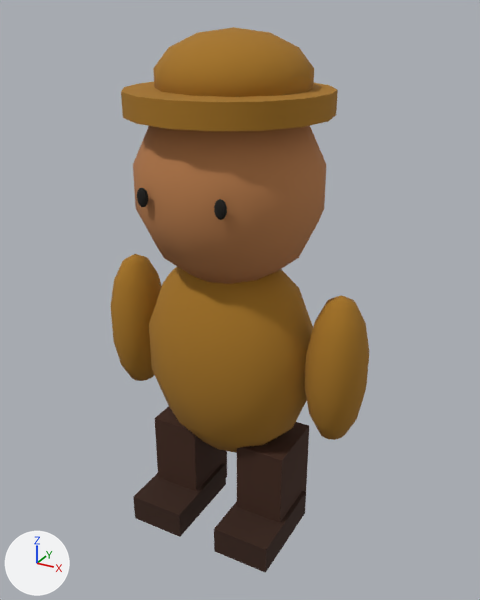
What one commit did to the glTF model brushland/game/art/models/resident_0.glb.
Camera for both pictures: a 50 mm lens placed at (0.705, -1.236, 1.215), pointed at (0.019, 0.011, 0.592). Arrows for +X, +Y and +Z are at lower left; the lights stay in place. The first picture is the older version. Where no turn or scale is listed for an object, it has been applied to the vertices.

In view in the first picture: '_MeshInstance3D_254', '_MeshInstance3D_255', '_MeshInstance3D_256', '_MeshInstance3D_257', '_MeshInstance3D_258', '_MeshInstance3D_259', '_MeshInstance3D_262', '_MeshInstance3D_263', '_MeshInstance3D_264', '_MeshInstance3D_265' and 2 more.
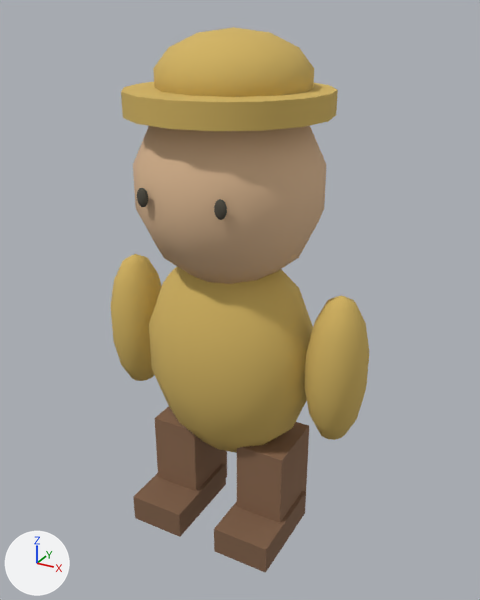
Edits to the bpy script that builds the scene:
```text
Change mat_material_0:
    mat_material_0.base_color: (0.0494, 0.0161, 0.00643) -> (0.246, 0.134, 0.0738)  # brown #3f2213 -> brown #88664d
Change mat_material_1:
    mat_material_1.base_color: (0.0376, 0.0129, 0.0054) -> (0.214, 0.117, 0.0648)  # brown #371e11 -> brown #7f6048
Change mat_material_2:
    mat_material_2.base_color: (0.382, 0.176, 0.0133) -> (0.651, 0.456, 0.12)  # brown #a6741e -> yellow #d3b461
Change mat_material_3:
    mat_material_3.base_color: (0.471, 0.195, 0.0672) -> (0.716, 0.479, 0.287)  # orange #b77a49 -> beige #dcb892
```

Pixel boxes [x1, y1, x2, y2] of what changed, in the pictures (480 x 600 px):
'_MeshInstance3D_259', recoloured (orange to beige)
    both: [133, 125, 326, 284]
'_MeshInstance3D_258', recoloured (brown to yellow)
    both: [149, 267, 313, 453]
'_MeshInstance3D_263', recoloured (brown to yellow)
    both: [153, 27, 314, 97]
'_MeshInstance3D_262', recoloured (brown to yellow)
    both: [121, 82, 338, 131]
'_MeshInstance3D_265', recoloured (brown to yellow)
    both: [304, 295, 369, 440]
'_MeshInstance3D_256', recoloured (lighter)
    both: [237, 422, 309, 523]
'_MeshInstance3D_264', recoloured (brown to yellow)
    both: [111, 254, 162, 381]
'_MeshInstance3D_257', recoloured (lighter)
    both: [214, 491, 306, 573]
'_MeshInstance3D_254', recoloured (lighter)
    both: [155, 406, 227, 491]
'_MeshInstance3D_255', recoloured (lighter)
    both: [133, 463, 226, 537]
